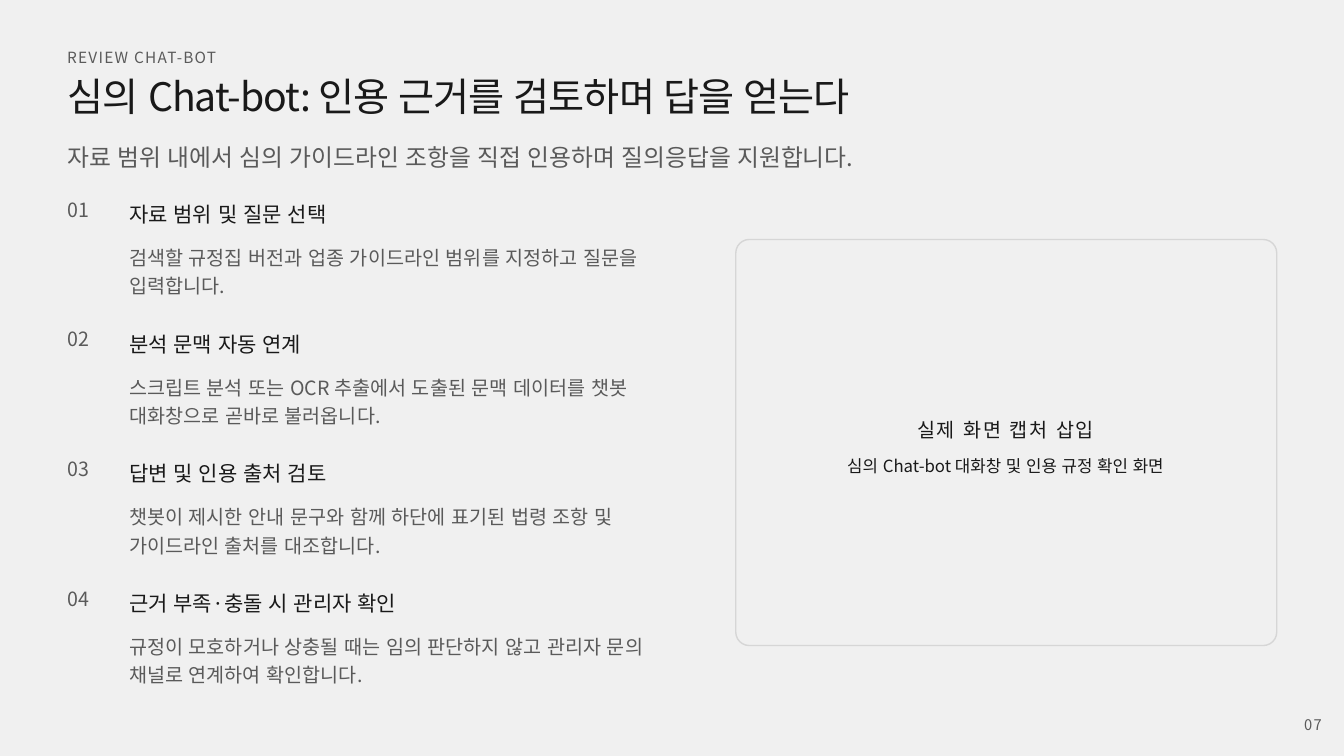
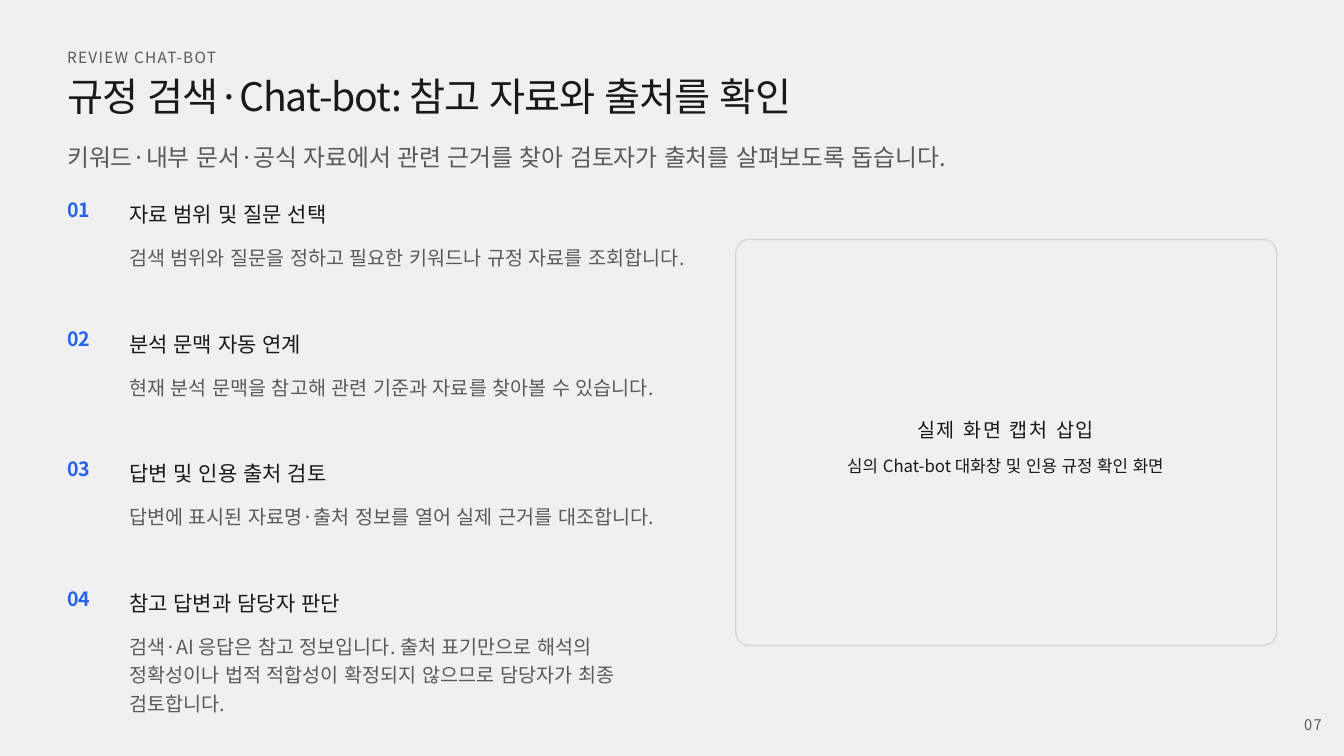
Before and after one commit to rlawlsgura-stack/keyword-risk-analyzer, a slide deck: slide 7 of docs/portfolio/keyword-risk-analyzer-blue-template-style.pptx. Drawn at 1344x756 pixels with LibreOffice and Linux fonts; fonts in the diff are those of the drawing; background and template pictures are left out. Boxes give left, top, right and bottom in pixels: in the first picture for what was removed or moved away, otherwise in the second. Text is boxed around its words. In the diff, an @@ line names an element or a change of style, - is before the commit and + after.

```diff
--- a/docs/portfolio/keyword-risk-analyzer-blue-template-style.pptx
+++ b/docs/portfolio/keyword-risk-analyzer-blue-template-style.pptx
@@ text at (67, 78, 791, 114): text changed @@
-심의 Chat-bot: 인용 근거를 검토하며 답을 얻는다
+규정 검색·Chat-bot: 참고 자료와 출처를 확인
@@ text at (67, 146, 946, 168): text changed @@
-자료 범위 내에서 심의 가이드라인 조항을 직접 인용하며 질의응답을 지원합니다.
+키워드·내부 문서·공식 자료에서 관련 근거를 찾아 검토자가 출처를 살펴보도록 돕습니다.
@@ text at (129, 248, 685, 267): text changed @@
-검색할 규정집 버전과 업종 가이드라인 범위를 지정하고 질문을 입력합니다.
+검색 범위와 질문을 정하고 필요한 키워드나 규정 자료를 조회합니다.
@@ text at (129, 378, 654, 397): text changed @@
-스크립트 분석 또는 OCR 추출에서 도출된 문맥 데이터를 챗봇 대화창으로 곧바로 불러옵니다.
+현재 분석 문맥을 참고해 관련 기준과 자료를 찾아볼 수 있습니다.
@@ text at (129, 507, 654, 526): text changed @@
-챗봇이 제시한 안내 문구와 함께 하단에 표기된 법령 조항 및 가이드라인 출처를 대조합니다.
+답변에 표시된 자료명·출처 정보를 열어 실제 근거를 대조합니다.
@@ text colour #5A5A5A to #2563EB, bold on in 4 elements at (67, 202, 90, 218), (67, 331, 90, 347), (67, 461, 90, 477), (67, 591, 90, 607) @@
@@ text at (129, 593, 340, 613): text changed @@
-근거 부족·충돌 시 관리자 확인
+참고 답변과 담당자 판단
@@ text at (129, 637, 614, 684): text changed @@
-규정이 모호하거나 상충될 때는 임의 판단하지 않고 관리자 문의 채널로 연계하여 확인합니다.
+검색·AI 응답은 참고 정보입니다. 출처 표기만으로 해석의 정확성이나 법적 적합성이 확정되지 않으므로 담당자가 최종 검토합니다.
```
Also in this commit, not shown: 9 other slides changed, 1 other file.
